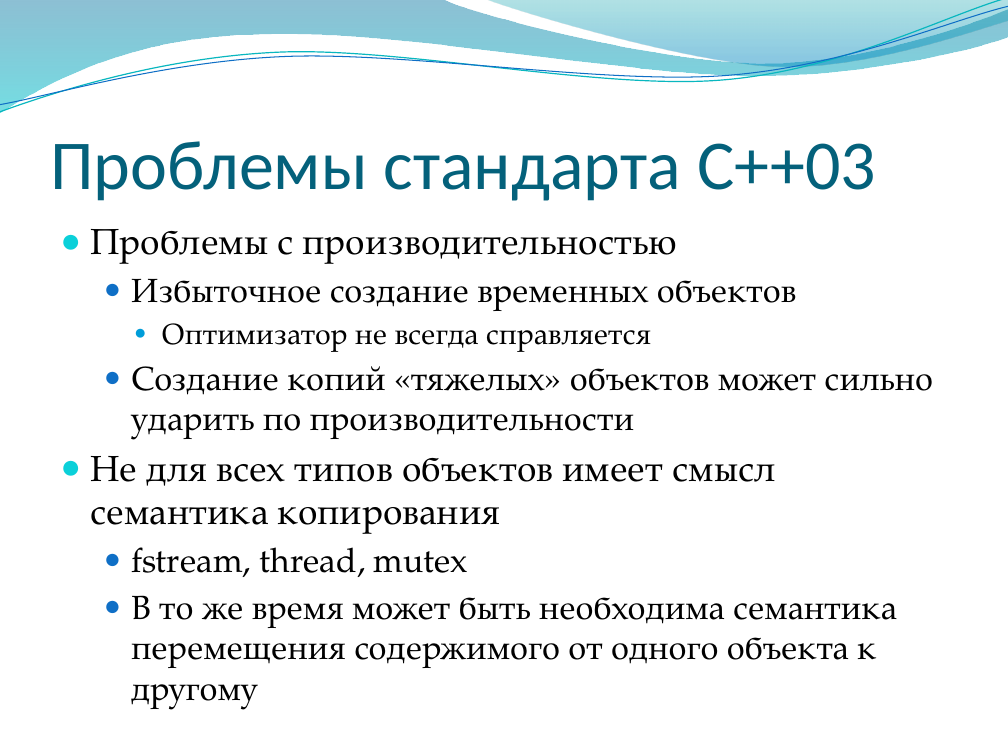
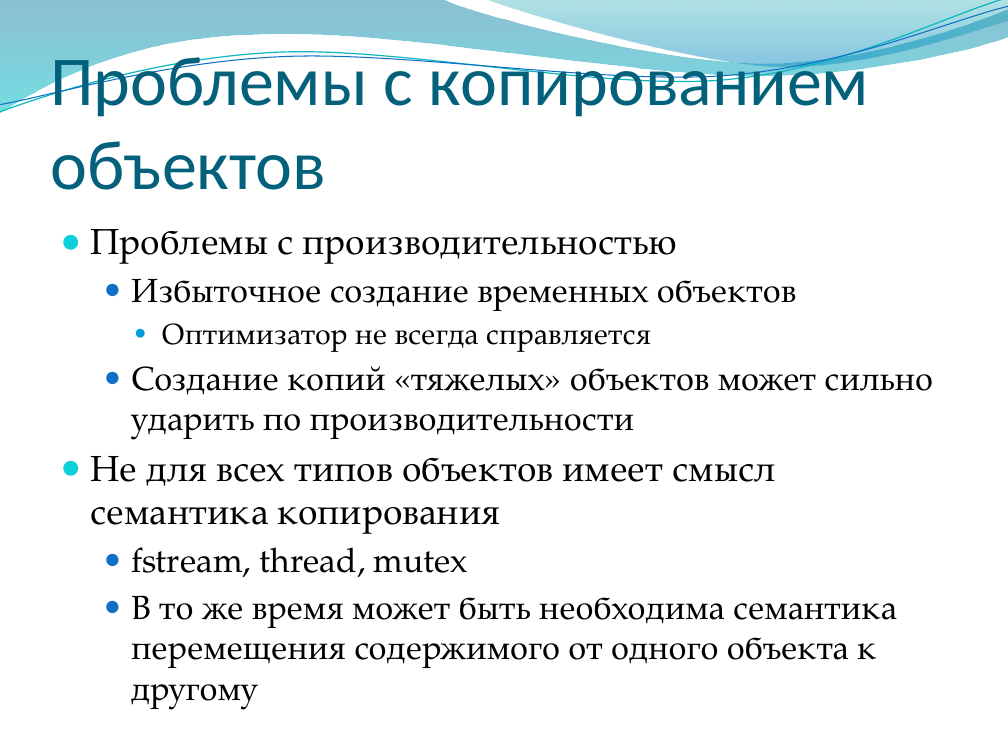
Before and after one commit to alexey-malov/oop, a slide deck: slide 68 of lectures/02/Основы ООП.pptx. Drawn at 1008x756 pixels with LibreOffice and Linux fonts; fonts in the diff are those of the drawing; background and template pictures are left out. Boxes give left, top, right and bottom in pixels: in the first picture for what was removed or moved away, otherwise in the second. Text is boxed around its words. In the diff, an @@ line names an element or a change of style, - is before the commit and + after.

```diff
--- a/lectures/02/Основы ООП.pptx
+++ b/lectures/02/Основы ООП.pptx
@@ title at box(50, 47, 869, 190): text changed @@
-Проблемы стандарта C++03
+Проблемы с копированием объектов
```
Also in this commit, not shown: 1 other slide changed, 2 other files.
